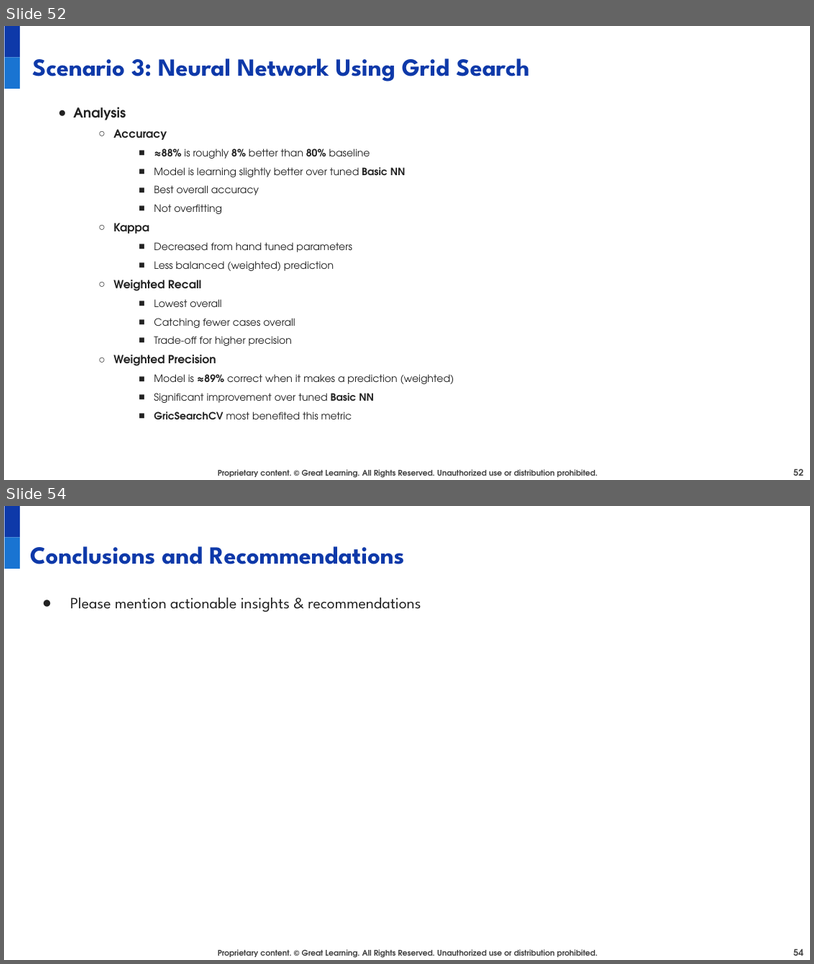
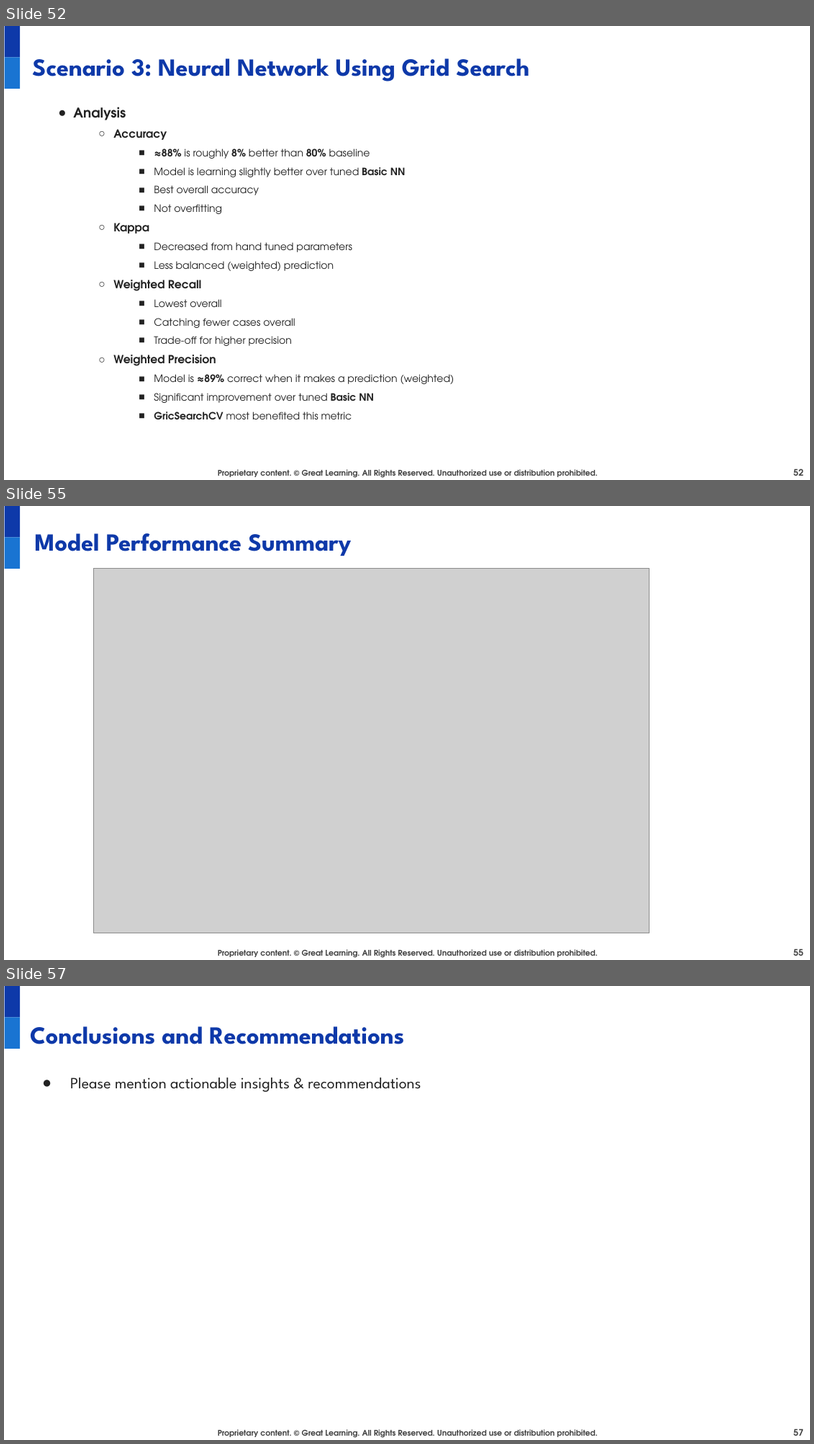
Before and after one commit to juanbucz/GreatLearning-TermProjects, a slide deck: Neural Networks - Loan Default/Loan Default Prediction Presentation - Business Interpretation - John Buczkowski.pptx. Shown one above the other, each under a label of ours: slides 52 and 54 before the commit, slides 52, 55 and 57 after it; the slides between them are not shown. The pictures are 814x964 and 814x1444 pixels, drawn with LibreOffice and Linux fonts; fonts in the diff are those of the drawing; grey boxes stand for pictures; background and template pictures are left out. Boxes give left, top, right and bottom in pixels: in the first picture for what was removed or moved away, otherwise in the second. Text is boxed around its words. In the diff, an @@ line names an element or a change of style, - is before the commit and + after.

Commit message:
GL NN Loan Default Prediction Presentation - Completed models analysis and comparisons

```diff
--- a/Neural Networks - Loan Default/Loan Default Prediction Presentation - Business Interpretation - John Buczkowski.pptx
+++ b/Neural Networks - Loan Default/Loan Default Prediction Presentation - Business Interpretation - John Buczkowski.pptx
@@ slide 55 added at [4,506,810,960], background #FFFFFF; not listed: 3 template elements that a slide beside it also shows @@
@@ text added at [35,533,351,556], 22 pt, text #0E39A9, bold @@
+Model Performance Summary
@@ picture added at [93,568,650,932] @@
@@ page number added at [794,949,804,955], 8 pt, text #434343, bold @@
+55
@@ what was slide 54 is now slide 57 @@
@@ page number at [794,1429,804,1435]: text changed @@
-54
+57
```
Also in this commit, not shown: 1 slide changed, 2 other slides added.
